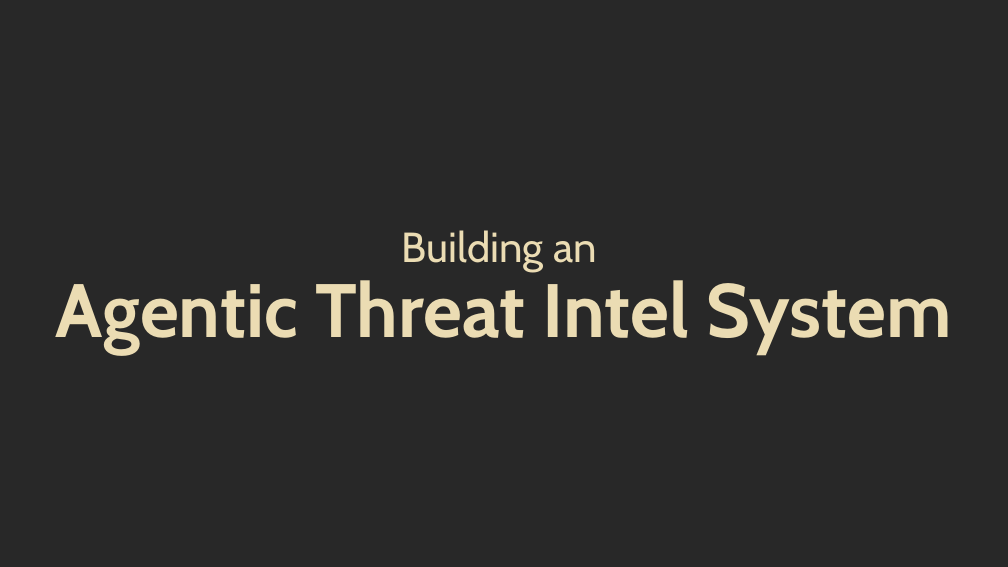
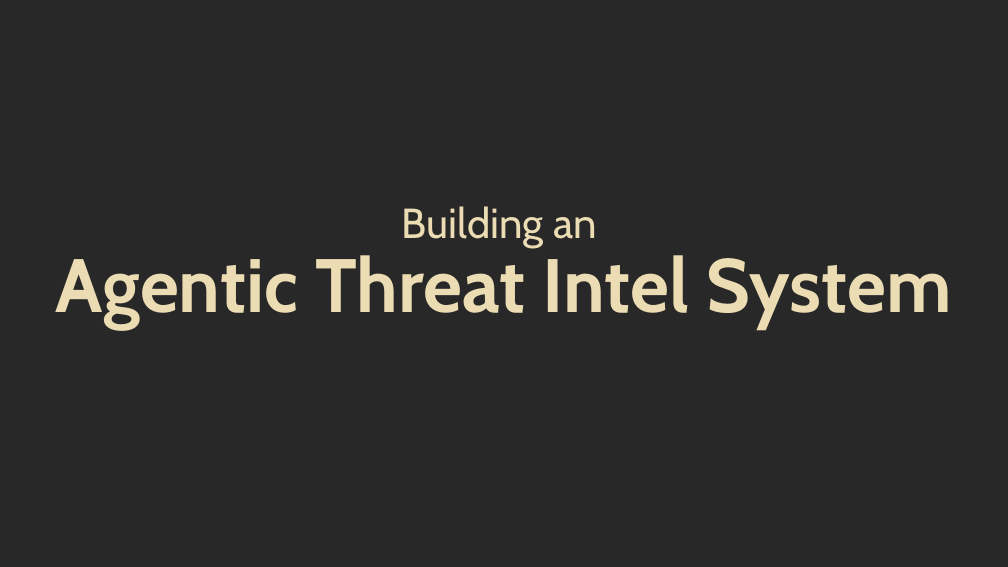
Before and after one commit to theaj42/presentations, a slide deck: slide 1 of Agentic_Threat_Intel/2026-01-21_Agentic-Threat-Intel-Presentation.pptx. Drawn at 1008x567 pixels with LibreOffice and Linux fonts; fonts in the diff are those of the drawing. Boxes give left, top, right and bottom in pixels: in the first picture for what was removed or moved away, otherwise in the second. Text is boxed around its words. In the diff, an @@ line names an element or a change of style, - is before the commit and + after.

```diff
--- a/Agentic_Threat_Intel/2026-01-21_Agentic-Threat-Intel-Presentation.pptx
+++ b/Agentic_Threat_Intel/2026-01-21_Agentic-Threat-Intel-Presentation.pptx
@@ title "Building an Agentic Threat Intel ...": place and size @@
-title "Building an Agentic Threat Intel ..." at [56, 230, 952, 353]
+title "Building an Agentic Threat Intel ..." at [56, 206, 952, 329]
```
Also in this commit, not shown: 2 other slides changed, 1 slide added, 1 slide removed, 3 other files.
